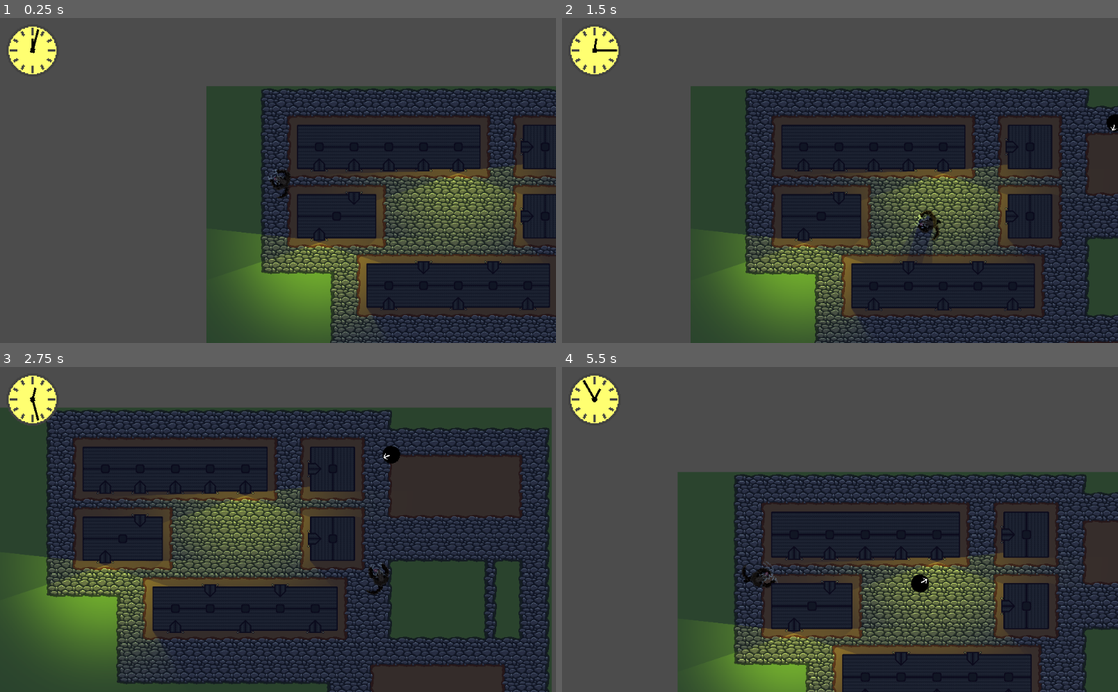
Above: before the commit, frames 1-4 (two rows, left to right).
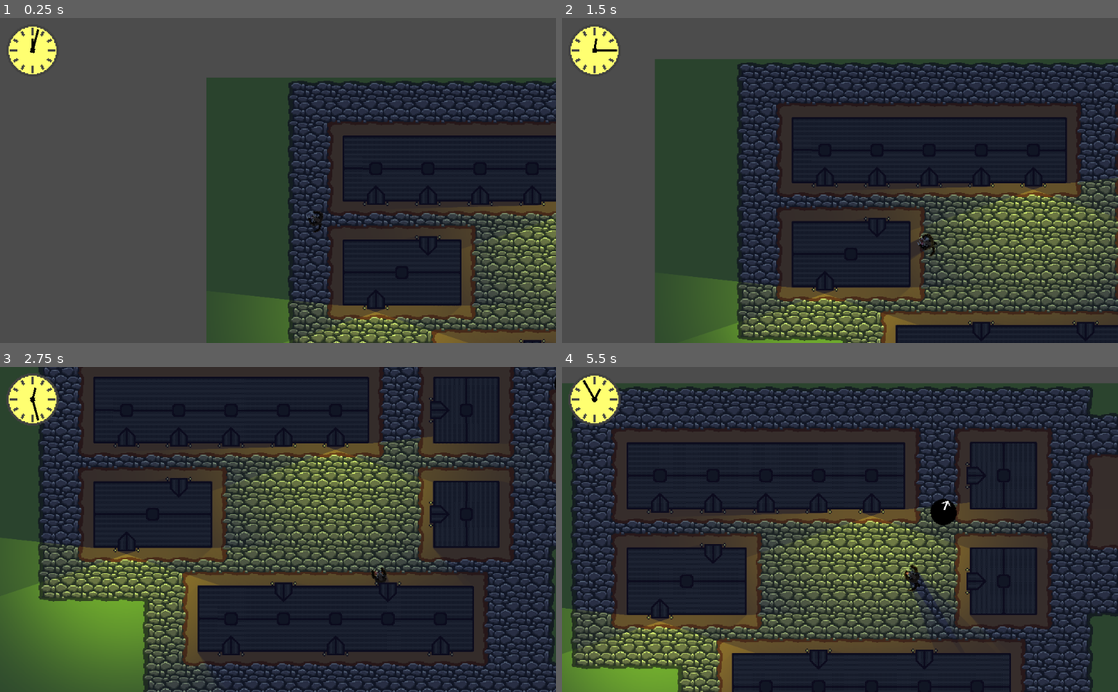
Above: after the commit, the same moments.

Repository: marc-hugh-tom/game-off-2020
Game: Godot game, scene res://nodes/PlayState.tscn
The game is run twice, just before and just after one commit, with the same random seed, the same clock (stepped at 60 frames per second) and the same inputs.
Inputs (mouse positions are in pixels of both pictures, inside the frame that each line leads up to):
- Up to frame 1 (0.25 s): no input
- Up to frame 2 (1.5 s): move the mouse to (962, 164) at 0.52 s; press the mouse at (962, 164) at 0.53 s; hold D (right) 0.53-1.28 s; move the mouse to (728, 196) at 1.27 s; release the mouse at (728, 196) at 1.28 s; hold S (down) from 1.28 s (still down); right-click (728, 196) at 1.35 s
- Up to frame 3 (2.75 s): move the mouse to (333, 458) at 2.02 s; release S (down) at 2.03 s; press the mouse at (333, 458) at 2.03 s; hold D (right) from 2.03 s (still down)
- Up to frame 4 (5.5 s): move the mouse to (812, 594) at 2.77 s; release D (right) at 2.78 s; release the mouse at (812, 594) at 2.78 s; hold W (up) 2.78-3.53 s; right-click (812, 594) at 2.85 s; move the mouse to (1006, 578) at 3.52 s; press the mouse at (1006, 578) at 3.53 s; hold A (left) 3.53-5.03 s; move the mouse to (673, 480) at 4.27 s; release the mouse at (673, 480) at 4.28 s; right-click (673, 480) at 4.35 s; move the mouse to (867, 529) at 5.02 s; press the mouse at (867, 529) at 5.03 s; hold S (down) from 5.03 s (still down)

The runs differ from the first frame. In frame 1, 27% of the frame differs, in the area x 37-100%, y 18-100%; in frame 2, 45%; in frame 3, 58%; in frame 4, 72%, in the area x 0-100%, y 5-100%.

Commit message:
Scaled down werewolf

Diff:
--- a/nodes/PlayState.tscn
+++ b/nodes/PlayState.tscn
@@ -49,8 +49,6 @@
 position = Vector2( 704.781, 29.665 )
 level_navigation_path = NodePath("../Navigation2D")
 werewolf_path = NodePath("../Werewolf")
-walk_speed = 50.0
-run_speed = 150.0
 exported_emotion_intensity = {
 "CURIOSITY": 0.0,
 "FATIGUE": 0,
--- a/nodes/Werewolf.tscn
+++ b/nodes/Werewolf.tscn
@@ -46,7 +46,7 @@
 } ]
 
 [sub_resource type="OccluderPolygon2D" id=2]
-polygon = PoolVector2Array( -11.1547, -0.836151, -11.7846, 7.9833, -4.54008, 14.9129, 2.07451, 14.7554, 11.8389, 11.1331, 15.6187, 1.5262, 10.579, -0.836151, 8.68909, -4.14344, 7.27168, -10.9155, -2.65019, -10.758, -6.27247, -6.03333, -9.10729, -6.03333 )
+polygon = PoolVector2Array( -5.4012, -2.41667, -1.86566, -3.83088, -0.539837, -7.98514, 5.11702, -7.98514, 5.55896, -2.77022, 9.53643, -1.62117, 7.5035, 1.11886, 5.38218, 5.36151, -0.45145, 7.39444, -5.66636, 3.41696 )
 
 [sub_resource type="SpriteFrames" id=3]
 animations = [ {
@@ -67,8 +67,8 @@
 } ]
 
 [sub_resource type="CapsuleShape2D" id=4]
-radius = 14.7205
-height = 0.0
+radius = 8.4551
+height = 2.33945
 
 [node name="Werewolf" type="KinematicBody2D"]
 use_parent_material = true
@@ -78,7 +78,6 @@
 light_mask = 2
 use_parent_material = true
 rotation = -1.5708
-scale = Vector2( 2, 2 )
 frames = SubResource( 1 )
 animation = "idle"
 playing = true
@@ -90,7 +89,6 @@
 light_mask = 2
 use_parent_material = true
 rotation = -1.5708
-scale = Vector2( 2, 2 )
 frames = SubResource( 3 )
 animation = "attack"
 frame = 6
--- a/scripts/PlayState.gd
+++ b/scripts/PlayState.gd
@@ -1,7 +1,7 @@
 extends Node2D
 
 var map_scale_noon = 3
-var map_scale_midnight = 1
+var map_scale_midnight = 1.5
 
 var player_speed_noon = 100
 var player_speed_midnight = 400
Not shown: 3 places in nodes/OverheadTileSet.tres that only renumber resources
